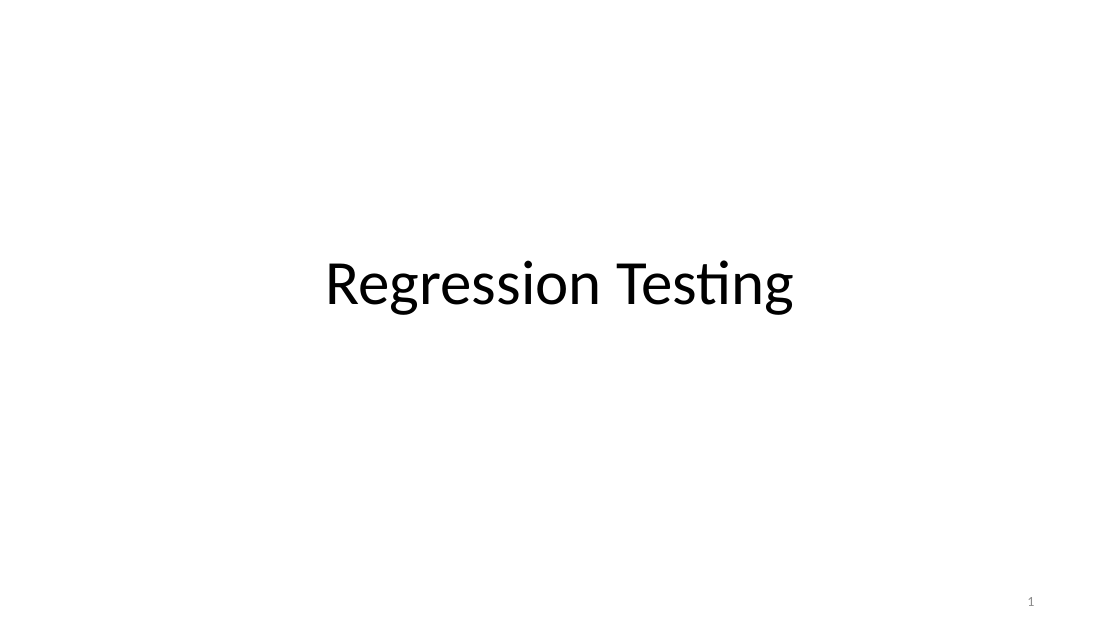
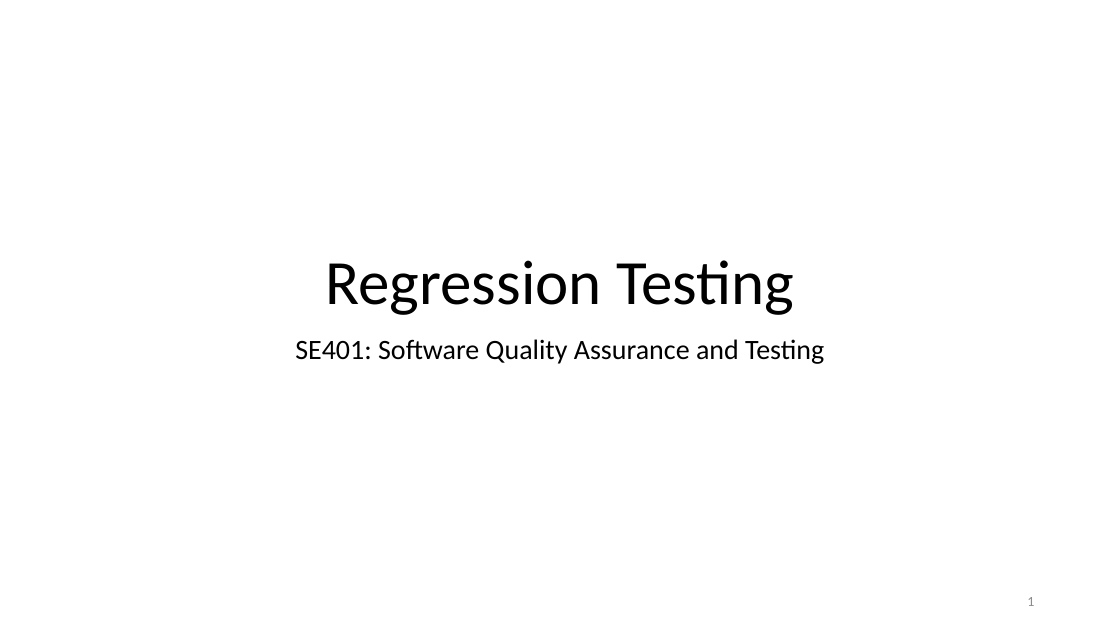
Before and after one commit to malenezi/malenezi, a slide deck: slide 1 of new_SE401/Lectures/8-Integration, System and Regression Testing/Regression Testing.pptx. Drawn at 1120x630 pixels with LibreOffice and Linux fonts; fonts in the diff are those of the drawing; background and template pictures are left out. Boxes give left, top, right and bottom in pixels: in the first picture for what was removed or moved away, otherwise in the second. Text is boxed around its words. In the diff, an @@ line names an element or a change of style, - is before the commit and + after.

```diff
--- a/new_SE401/Lectures/8-Integration, System and Regression Testing/Regression Testing.pptx
+++ b/new_SE401/Lectures/8-Integration, System and Regression Testing/Regression Testing.pptx
@@ subtitle added at [295,339,824,364], 24 pt, text #000000 @@
+SE401: Software Quality Assurance and Testing
```
Also in this commit, not shown: 1 other slide changed, 2 slides added, 19 other files.
